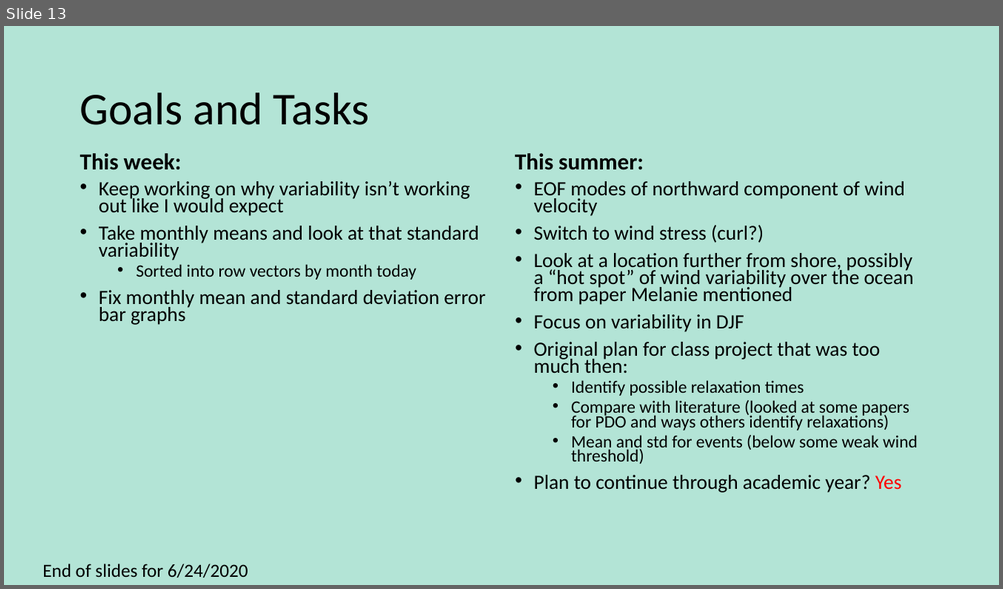
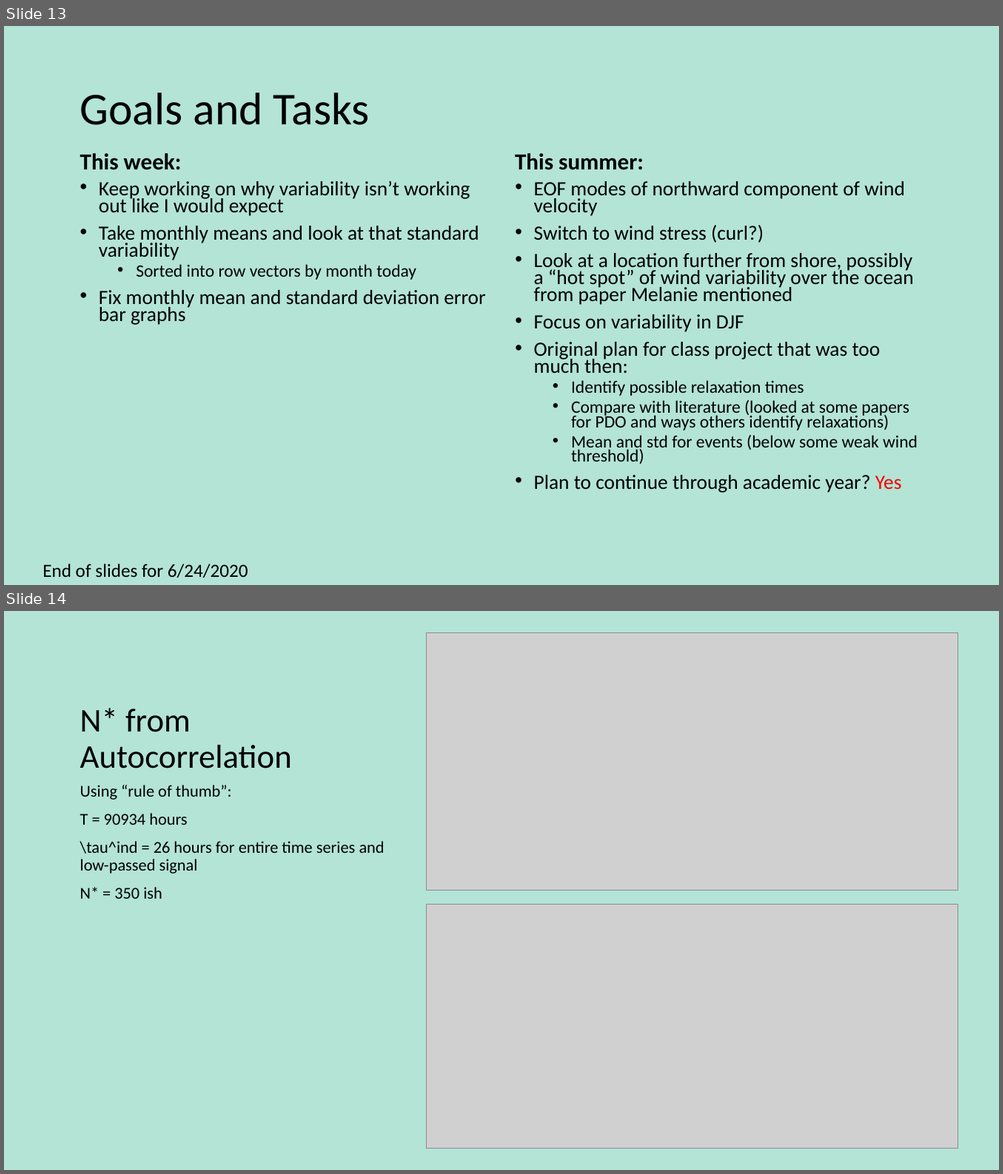
Before and after one commit to Fewings-Lab/kylenec-cpcs-mhw, a slide deck: Diurnal and Low Frequency Northward Winds off Chile.pptx. Shown one above the other, each under a label of ours: slide 13 before the commit, slides 13 and 14 after it. The pictures are 1003x589 and 1003x1174 pixels, drawn with LibreOffice and Linux fonts; fonts in the diff are those of the drawing; grey boxes stand for pictures. Boxes give left, top, right and bottom in pixels: in the first picture for what was removed or moved away, otherwise in the second. Text is boxed around its words. In the diff, an @@ line names an element or a change of style, - is before the commit and + after.

```diff
--- a/Diurnal and Low Frequency Northward Winds off Chile.pptx
+++ b/Diurnal and Low Frequency Northward Winds off Chile.pptx
@@ slide 14 added at (x1=4, y1=611, x2=999, y2=1170), background #B3E4D6 @@
@@ picture added at (x1=427, y1=632, x2=958, y2=891) @@
@@ title added at (x1=80, y1=708, x2=292, y2=769), 32 pt, text #000000 @@
+N* from Autocorrelation
@@ text added at (x1=80, y1=785, x2=384, y2=899), 16 pt, text #000000 @@
+Using “rule of thumb”:
+T = 90934 hours
+\tau^ind = 26 hours for entire time series and low-passed signal
+N* = 350 ish
@@ picture added at (x1=427, y1=904, x2=958, y2=1149) @@
```
Also in this commit, not shown: 1 other slide added.
